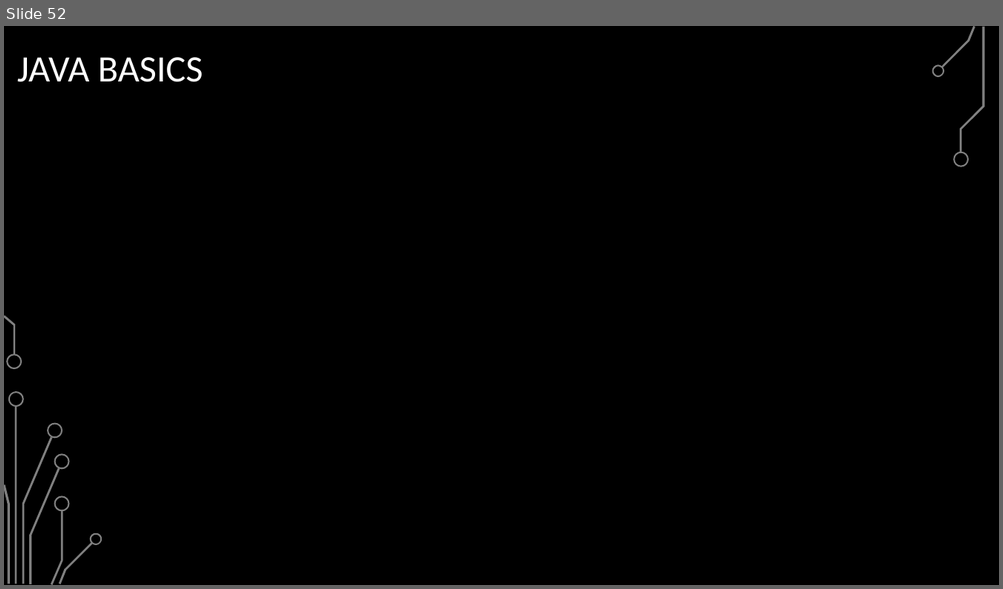
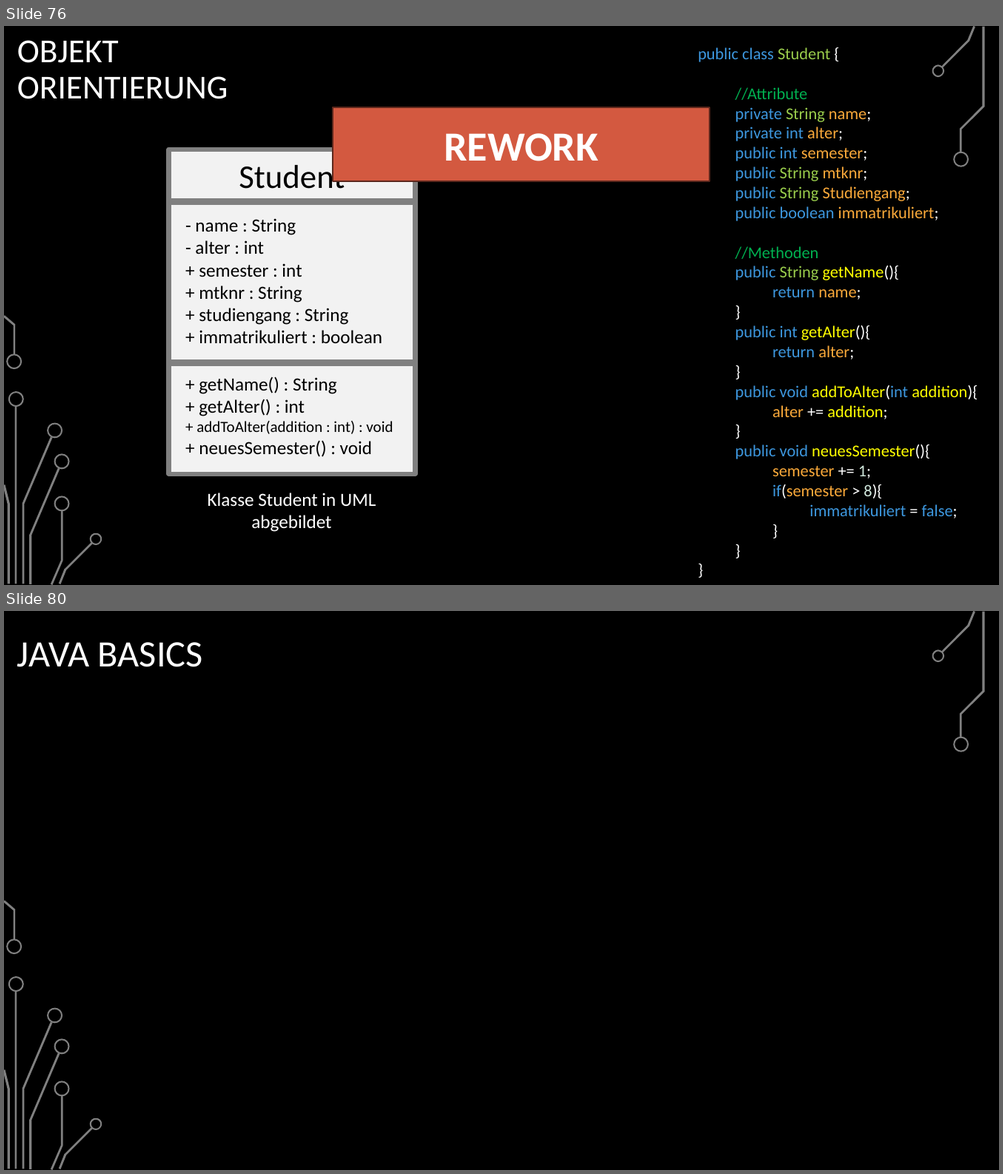
Before and after one commit to BelmontR/Java-Tutorial-Course, a slide deck: Java Grundkurs.pptx. Shown one above the other, each under a label of ours: slide 52 before the commit, slides 76 and 80 after it; the slides between them are not shown. The pictures are 1003x589 and 1003x1174 pixels, drawn with LibreOffice and Linux fonts; fonts in the diff are those of the drawing; background and template pictures are left out. Boxes give left, top, right and bottom in pixels: in the first picture for what was removed or moved away, otherwise in the second. Text is boxed around its words. In the diff, an @@ line names an element or a change of style, - is before the commit and + after.

```diff
--- a/Java Grundkurs.pptx
+++ b/Java Grundkurs.pptx
@@ slide 76 added at box(4, 26, 999, 585), background picture (left out); not listed: 17 template elements that a slide beside it also shows @@
@@ title added at box(17, 40, 227, 99), 32.4 pt, text #FFFFFF @@
+OBJEKT
+ORIENTIERUNG
@@ text added at box(697, 47, 977, 519), 16 pt, text #3D97DE @@
+public class Student {
+//Attribute
+private String name;
+private int alter;
+public int semester;
+public String mtknr;
+public String Studiengang;
+public boolean immatrikuliert;
+//Methoden
+public String getName(){
+return name;
+}
+public int getAlter(){
+return alter;
+}
+public void addToAlter(int addition){
+alter += addition;
+}
+public void neuesSemester(){
+semester += 1;
+if(semester > 8){
+immatrikuliert = false;
+}
+}
+}
@@ rectangle added at box(333, 107, 710, 181), fill #D35940, outline #5C271C 1.25 pt, 40 pt, text #FFFFFF, bold @@
+REWORK
@@ group added at box(169, 150, 415, 474): 3 texts, 2 lines, 1 rectangle @@
+Student
+- name : String
+- alter : int
++ semester : int
++ mtknr : String
++ studiengang : String
++ immatrikuliert : boolean
++ getName() : String
++ getAlter() : int
++ addToAlter(addition : int) : void
++ neuesSemester() : void
@@ text added at box(208, 493, 375, 532), 18 pt, text #FFFFFF @@
+Klasse Student in UML abgebildet
@@ what was slide 52 is now slide 80 @@
```
Also in this commit, not shown: 6 slides changed, 28 other slides added, 2 other files.
